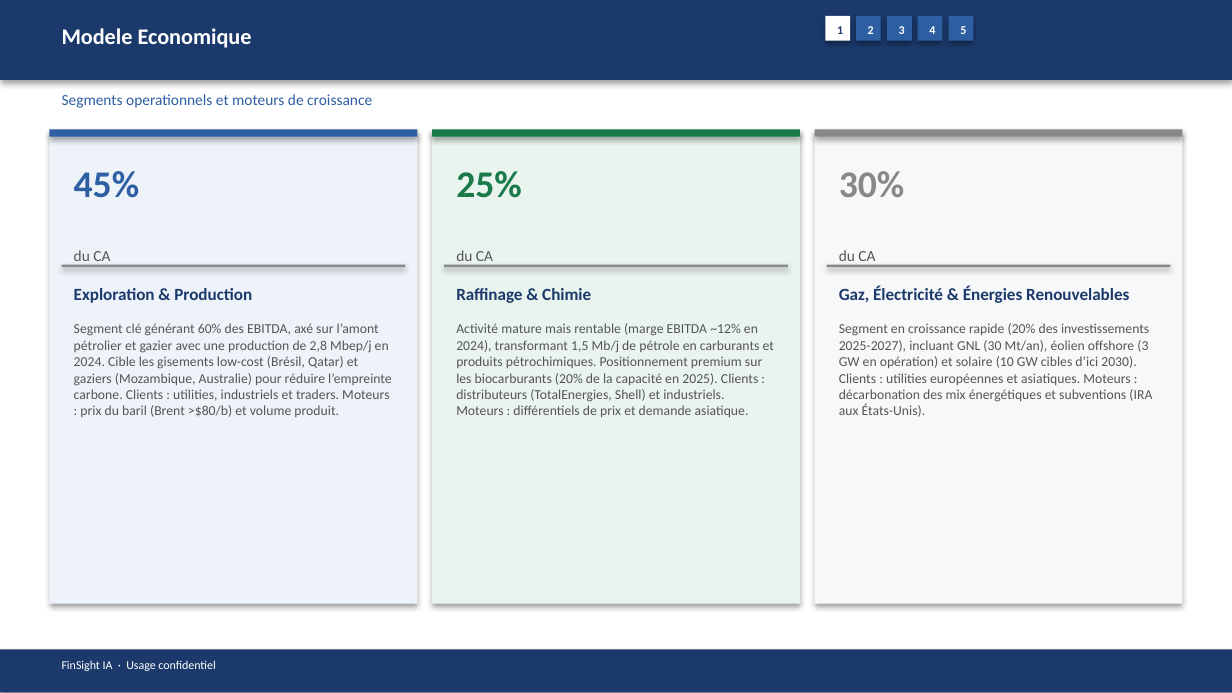
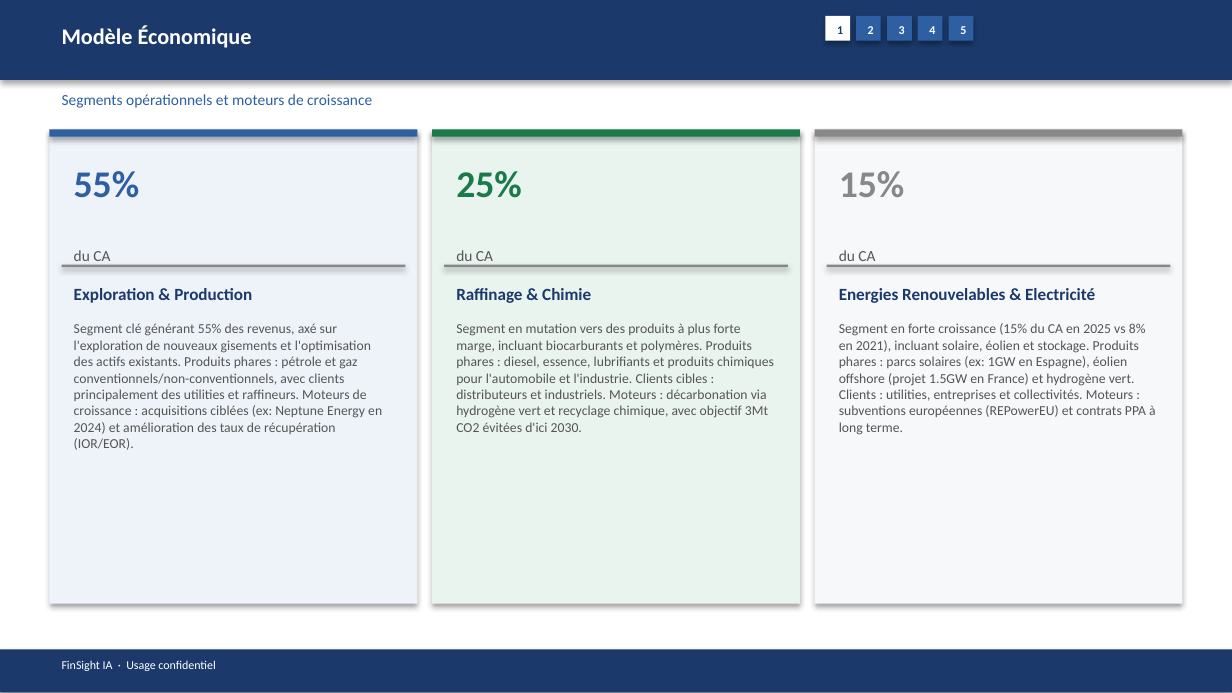
Before and after one commit to baptistejeh07-art/finsight-ia, a slide deck: slide 6 of preview/TTE.PA/TTE.PA_pitchbook.pptx. Drawn at 1232x693 pixels with LibreOffice and Linux fonts; fonts in the diff are those of the drawing. Boxes give left, top, right and bottom in pixels: in the first picture for what was removed or moved away, otherwise in the second. Text is boxed around its words. In the diff, an @@ line names an element or a change of style, - is before the commit and + after.

```diff
--- a/preview/TTE.PA/TTE.PA_pitchbook.pptx
+++ b/preview/TTE.PA/TTE.PA_pitchbook.pptx
@@ text at (x1=62, y1=25, x2=252, y2=48): text changed @@
-Modele Economique
+Modèle Économique
@@ text at (x1=62, y1=94, x2=372, y2=108): text changed @@
-Segments operationnels et moteurs de croissance
+Segments opérationnels et moteurs de croissance
@@ text at (x1=74, y1=171, x2=139, y2=198): text changed @@
-45%
+55%
@@ text at (x1=839, y1=171, x2=904, y2=197): text changed @@
-30%
+15%
@@ text at (x1=839, y1=288, x2=1095, y2=303): text changed @@
-Gaz, Électricité & Énergies Renouvelables
+Energies Renouvelables & Electricité
@@ text at (x1=74, y1=323, x2=382, y2=450): text changed @@
-Segment clé générant 60% des EBITDA, axé sur l’amont pétrolier et gazier avec une production de 2,8 Mbep/j en 2024. Cible les gisements low-cost (Brésil, Qatar) et gaziers (Mozambique, Australie) pour réduire l’empreinte carbone. Clients : utilities, industriels et traders. Moteurs : prix du baril (Brent >$80/b) et volume produit.
+Segment clé générant 55% des revenus, axé sur l'exploration de nouveaux gisements et l'optimisation des actifs existants. Produits phares : pétrole et gaz conventionnels/non-conventionnels, avec clients principalement des utilities et raffineurs. Moteurs de croissance : acquisitions ciblées (ex: Neptune Energy en 2024) et amélioration des taux de récupération (IOR/EOR).
@@ text at (x1=456, y1=323, x2=774, y2=432): text changed @@
-Activité mature mais rentable (marge EBITDA ~12% en 2024), transformant 1,5 Mb/j de pétrole en carburants et produits pétrochimiques. Positionnement premium sur les biocarburants (20% de la capacité en 2025). Clients : distributeurs (TotalEnergies, Shell) et industriels. Moteurs : différentiels de prix et demande asiatique.
+Segment en mutation vers des produits à plus forte marge, incluant biocarburants et polymères. Produits phares : diesel, essence, lubrifiants et produits chimiques pour l'automobile et l'industrie. Clients cibles : distributeurs et industriels. Moteurs : décarbonation via hydrogène vert et recyclage chimique, avec objectif 3Mt CO2 évitées d'ici 2030.
@@ text at (x1=839, y1=323, x2=1156, y2=435): text changed @@
-Segment en croissance rapide (20% des investissements 2025-2027), incluant GNL (30 Mt/an), éolien offshore (3 GW en opération) et solaire (10 GW cibles d’ici 2030). Clients : utilities européennes et asiatiques. Moteurs : décarbonation des mix énergétiques et subventions (IRA aux États-Unis).
+Segment en forte croissance (15% du CA en 2025 vs 8% en 2021), incluant solaire, éolien et stockage. Produits phares : parcs solaires (ex: 1GW en Espagne), éolien offshore (projet 1.5GW en France) et hydrogène vert. Clients : utilities, entreprises et collectivités. Moteurs : subventions européennes (REPowerEU) et contrats PPA à long terme.
```
Also in this commit, not shown: 13 other slides changed, 3 other files.
